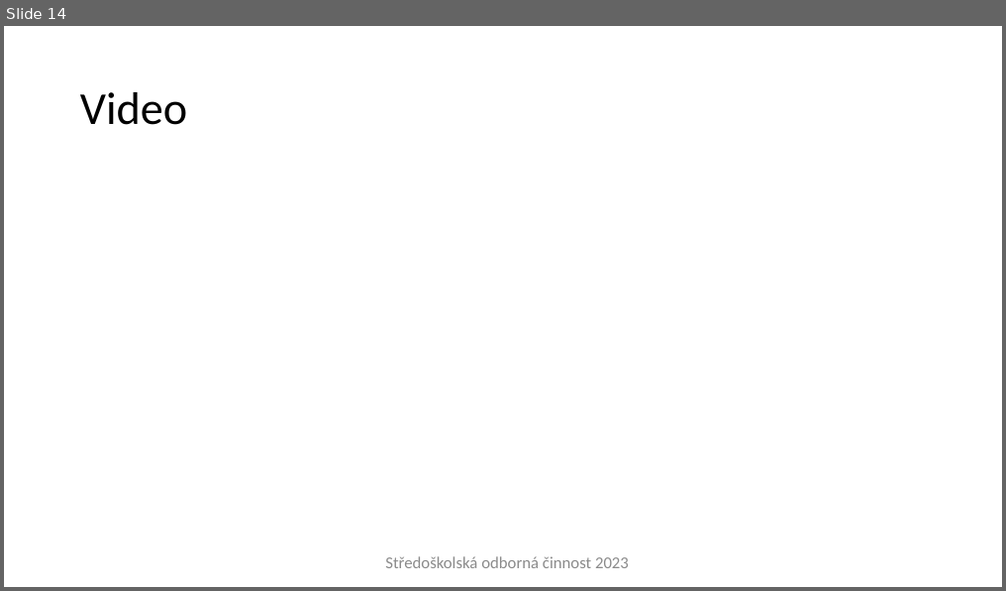
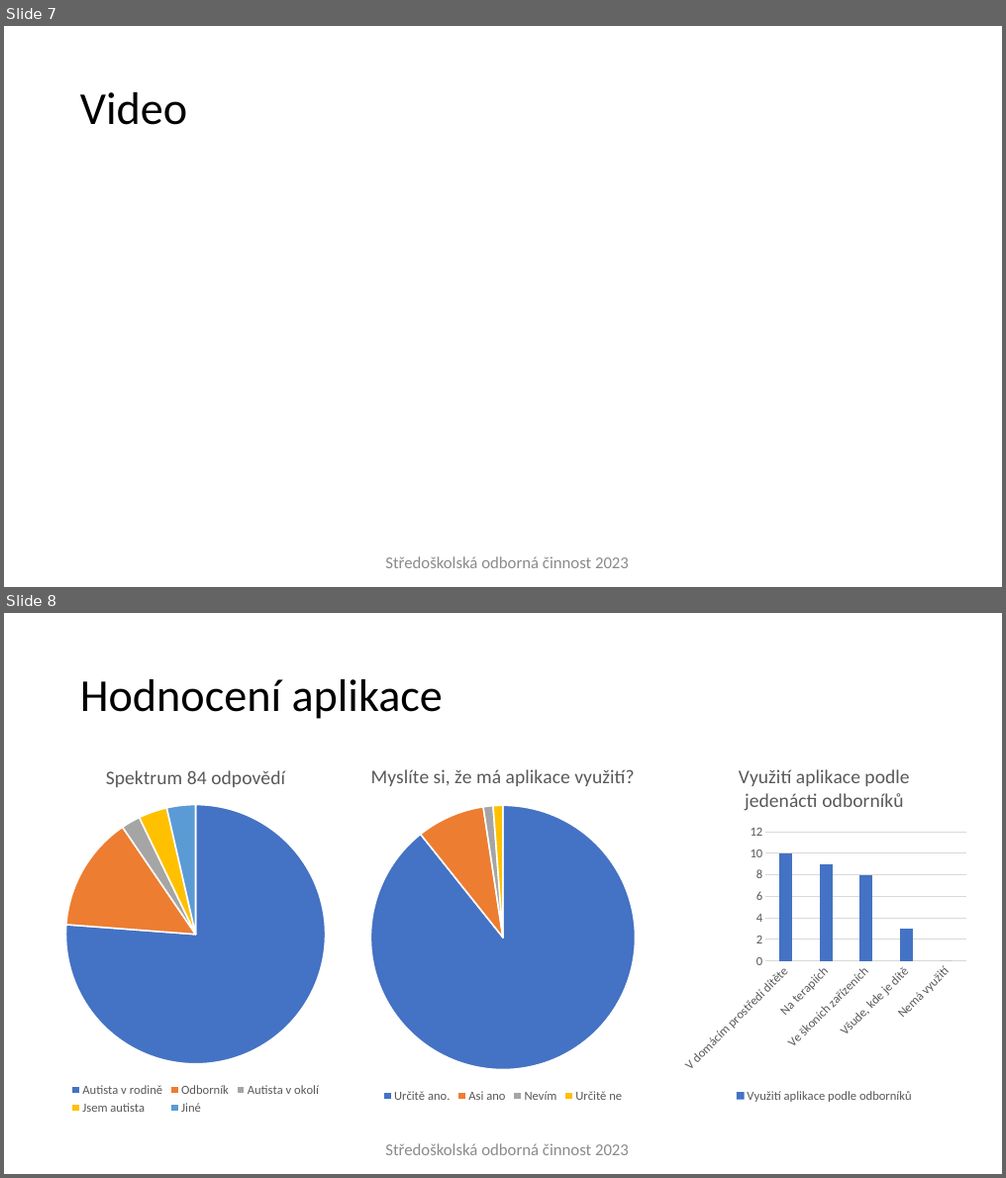
Before and after one commit to gyarab/Aplikace-Domluv-se, a slide deck: soc prezentace.pptx. Shown one above the other, each under a label of ours: slide 14 before the commit, slides 7 and 8 after it. The pictures are 1006x591 and 1006x1178 pixels, drawn with LibreOffice and Linux fonts; fonts in the diff are those of the drawing; background and template pictures are left out. Boxes give left, top, right and bottom in pixels: in the first picture for what was removed or moved away, otherwise in the second. Text is boxed around its words. In the diff, an @@ line names an element or a change of style, - is before the commit and + after.

```diff
--- a/soc prezentace.pptx
+++ b/soc prezentace.pptx
@@ slide 8 added at <box>4,613,1002,1174</box>, background #FFFFFF @@
@@ title added at <box>80,679,443,719</box>, 44 pt, text #000000 @@
+Hodnocení aplikace
@@ pie chart added at <box>24,752,368,1119</box> @@
+title "Spektrum 84 odpovědí "
+categories: Autista v rodině, Odborník, Autista v okolí, Jsem autista, Jiné
+Series 1: 76, 14, 2, 4, 4
@@ pie chart added at <box>331,749,675,1107</box> @@
+title "Myslíte si, že má aplikace využití?"
+categories: Určitě ano., Asi ano, Nevím, Určitě ne
+Myslíte si, že má aplikace využití?: 89, 8, 1, 1
@@ column chart added at <box>676,750,973,1106</box> @@
+title "Využití aplikace podle jedenácti odborníků "
+categories: V domácím prostředí dítěte, Na terapiích, Ve škoních zařízeních, Všude, kde je dítě, Nemá využití
+Využití aplikace podle odborníků: 10, 9, 8, 3, 0
@@ rectangle added at <box>377,1135,638,1164</box>, outline #FFFFFF 0.75 pt, 16 pt, text #8C8C8C @@
+Středoškolská odborná činnost 2023
@@ what was slide 14 is now slide 7 @@
```
Also in this commit, not shown: 5 slides changed, 5 other slides added, 9 slides removed.
